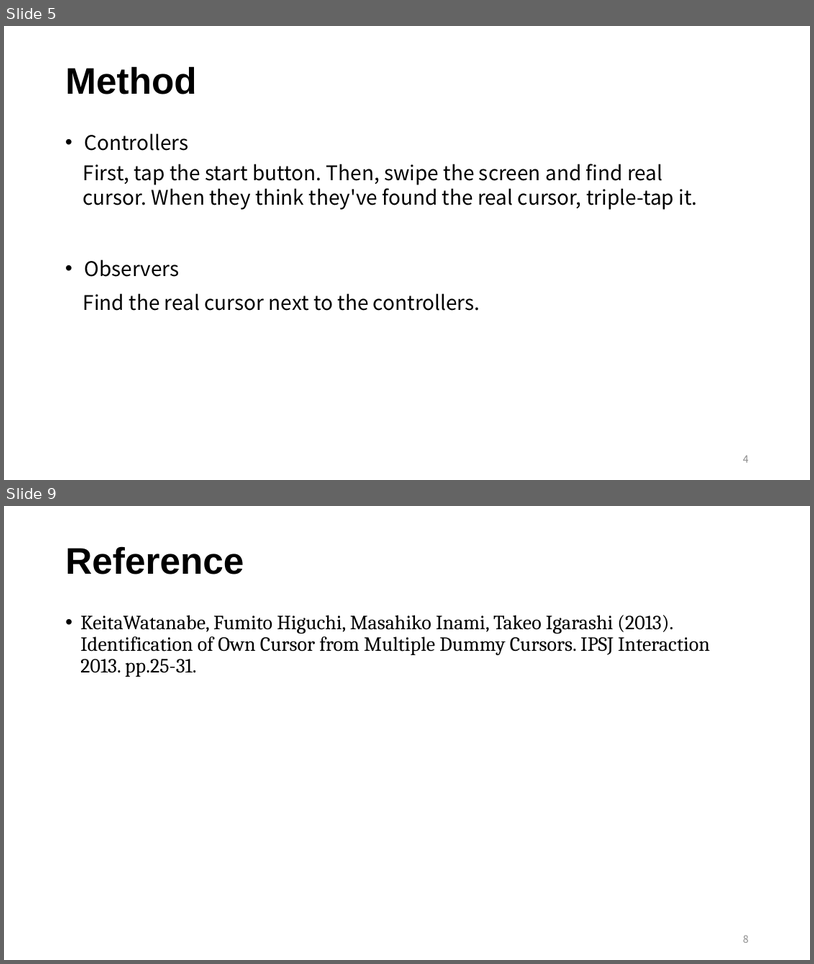
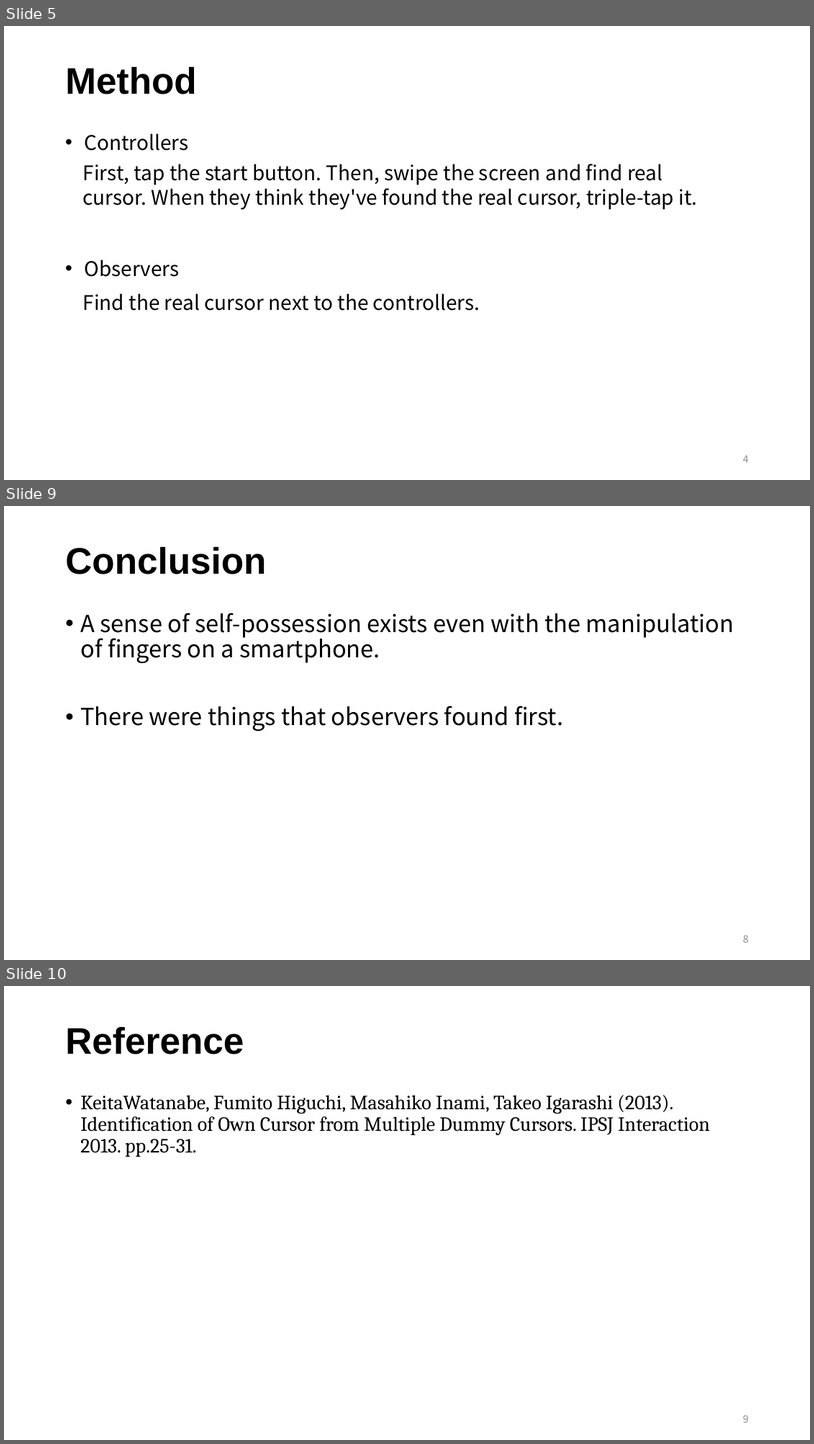
Before and after one commit to reimiogi/EnglishReport, a slide deck: english_mid.pptx. Shown one above the other, each under a label of ours: slides 5 and 9 before the commit, slides 5, 9 and 10 after it; the slides between them are not shown. The pictures are 814x964 and 814x1444 pixels, drawn with LibreOffice and Linux fonts; fonts in the diff are those of the drawing. Boxes give left, top, right and bottom in pixels: in the first picture for what was removed or moved away, otherwise in the second. Text is boxed around its words. In the diff, an @@ line names an element or a change of style, - is before the commit and + after.

```diff
--- a/english_mid.pptx
+++ b/english_mid.pptx
@@ slide 9 added at bbox=[4, 506, 810, 960], background #FFFFFF @@
@@ title added at bbox=[65, 546, 266, 574], 44 pt, text #000000, bold @@
+Conclusion
@@ text added at bbox=[80, 613, 735, 731], 28 pt, text #000000 @@
+• A sense of self-possession exists even with the manipulation of fingers on a smartphone.
+• There were things that observers found first.
@@ page number added at bbox=[743, 934, 749, 942], 12 pt, text #8C8C8C @@
+8
@@ what was slide 9 is now slide 10 @@
```
Also in this commit, not shown: 2 slides changed, 1 other slide added, 1 slide removed.
